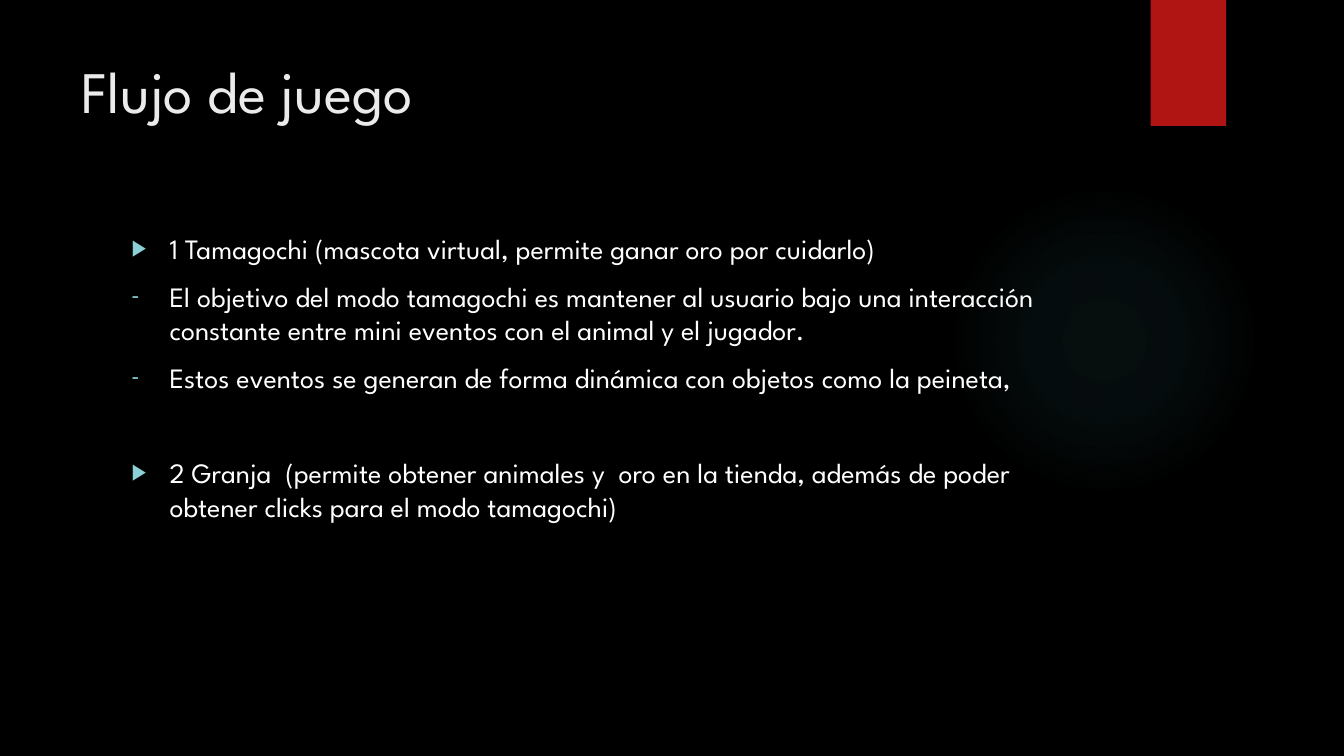
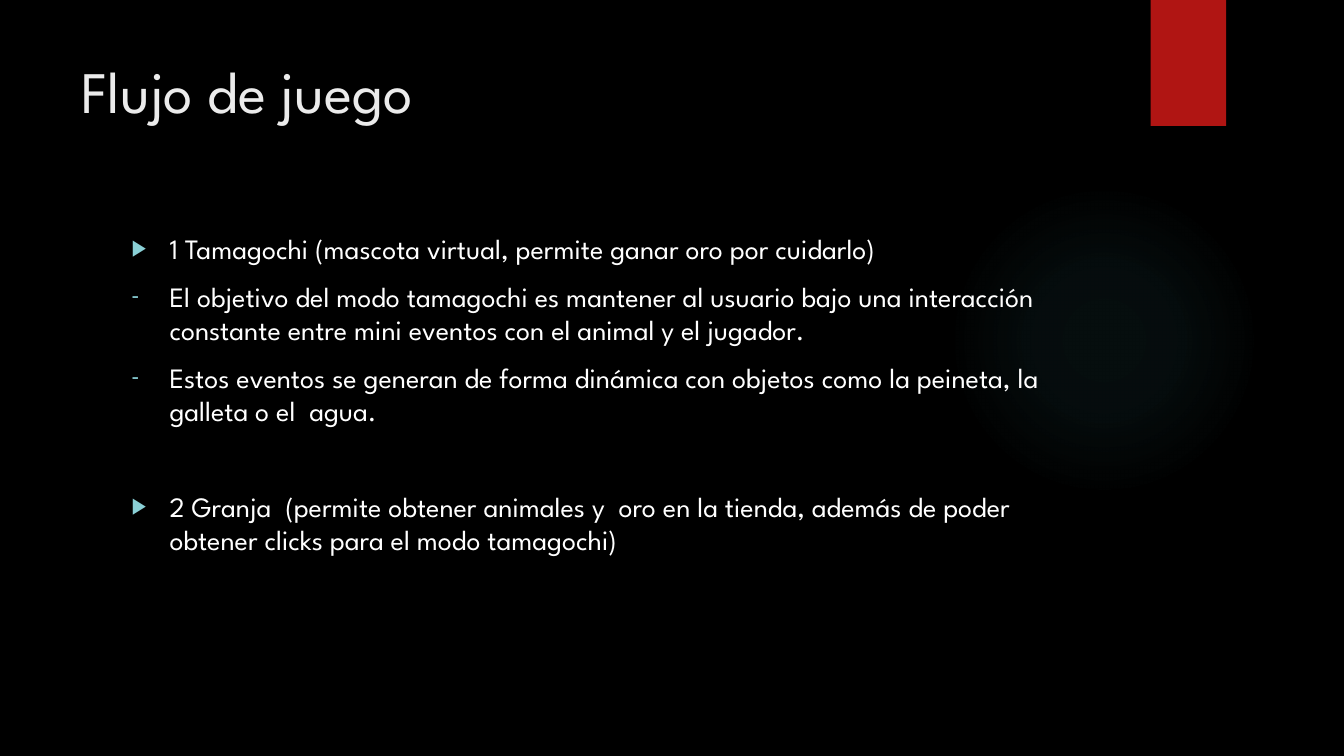
Before and after one commit to CristopherNicolas/Animales-Trabajo, a slide deck: slide 5 of Game design document farmGochi.pptx. Drawn at 1344x756 pixels with LibreOffice and Linux fonts; fonts in the diff are those of the drawing; background and template pictures are left out. Boxes give left, top, right and bottom in pixels: in the first picture for what was removed or moved away, otherwise in the second. Text is boxed around its words. In the diff, an @@ line names an element or a change of style, - is before the commit and + after.

```diff
--- a/Game design document farmGochi.pptx
+++ b/Game design document farmGochi.pptx
@@ text at (x1=170, y1=368, x2=1039, y2=427): text changed @@
-– Estos eventos se generan de forma dinámica con objetos como la peineta,
+– Estos eventos se generan de forma dinámica con objetos como la peineta, la galleta o el agua.
```
Also in this commit, not shown: 5 other slides changed, 17 other files.
